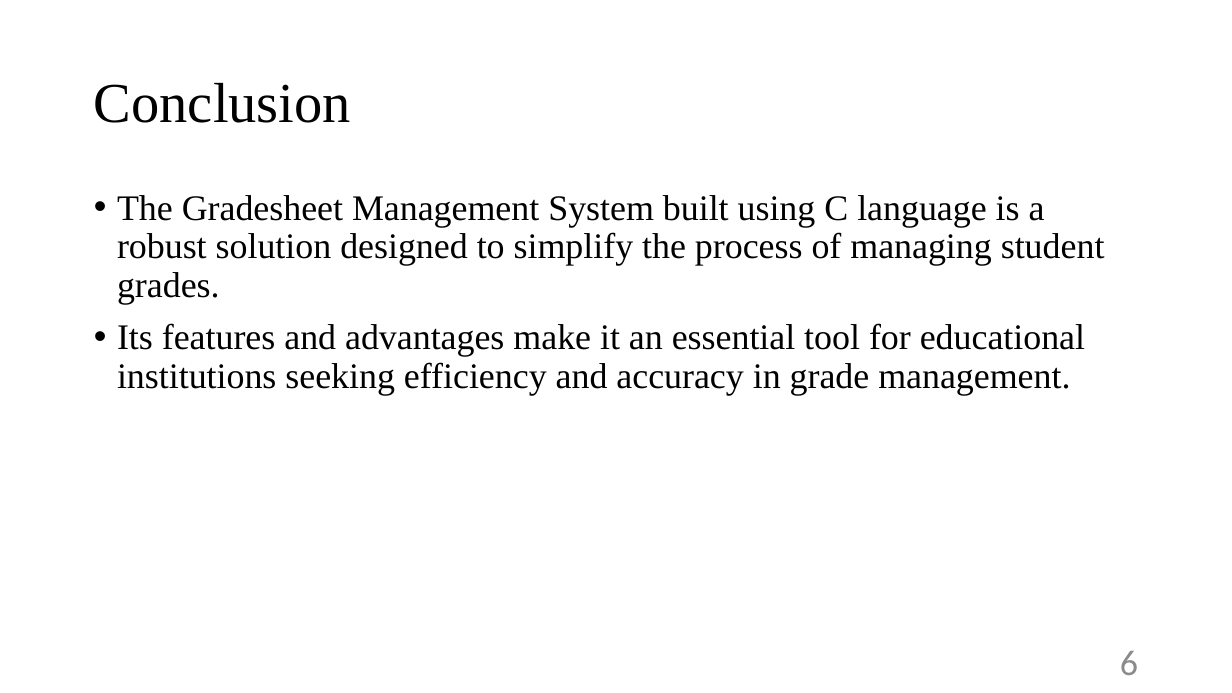
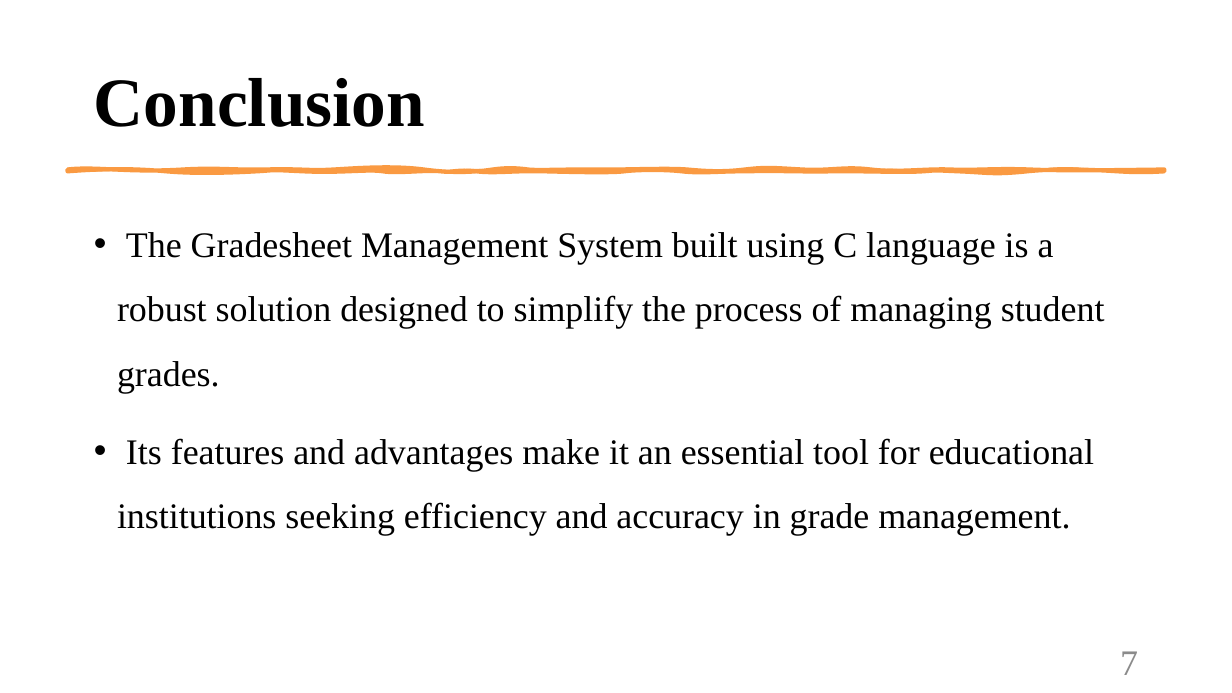
Before and after one commit to Sinmbf/BIM_Presentation, a slide deck: slide 7 of C Programming/Gradesheet Application/Gradesheet Application(Mac Final).pptx (slide 6 before the commit). Drawn at 1232x693 pixels with LibreOffice and Linux fonts; fonts in the diff are those of the drawing. Boxes give left, top, right and bottom in pixels: in the first picture for what was removed or moved away, otherwise in the second. Text is boxed around its words. In the diff, an @@ line names an element or a change of style, - is before the commit and + after.

```diff
--- a/C Programming/Gradesheet Application/Gradesheet Application(Mac Final).pptx
+++ b/C Programming/Gradesheet Application/Gradesheet Application(Mac Final).pptx
@@ title "Conclusion" at <box>94,78,425,127</box>: size 44 to 54 pt, bold on @@
@@ freeform shape added at <box>67,169,1165,171</box>, fill #FA9A42, outline #FA9A42 3.25 pt @@
@@ text "The Gradesheet Management System built ...": place and size @@
-text "The Gradesheet Management System built ..." at <box>117,195,1105,395</box>
+text "The Gradesheet Management System built ..." at <box>117,232,1105,536</box>
@@ text "The Gradesheet Management System built ..." at <box>117,232,1105,536</box>: line spacing 0.9 to 1.5 @@
@@ page number at <box>1120,651,1138,675</box>: text changed; font Calibri to Times New Roman @@
-6
+7
```
Also in this commit, not shown: 4 other slides changed, 3 slides added, 1 slide removed, 2 other files.
